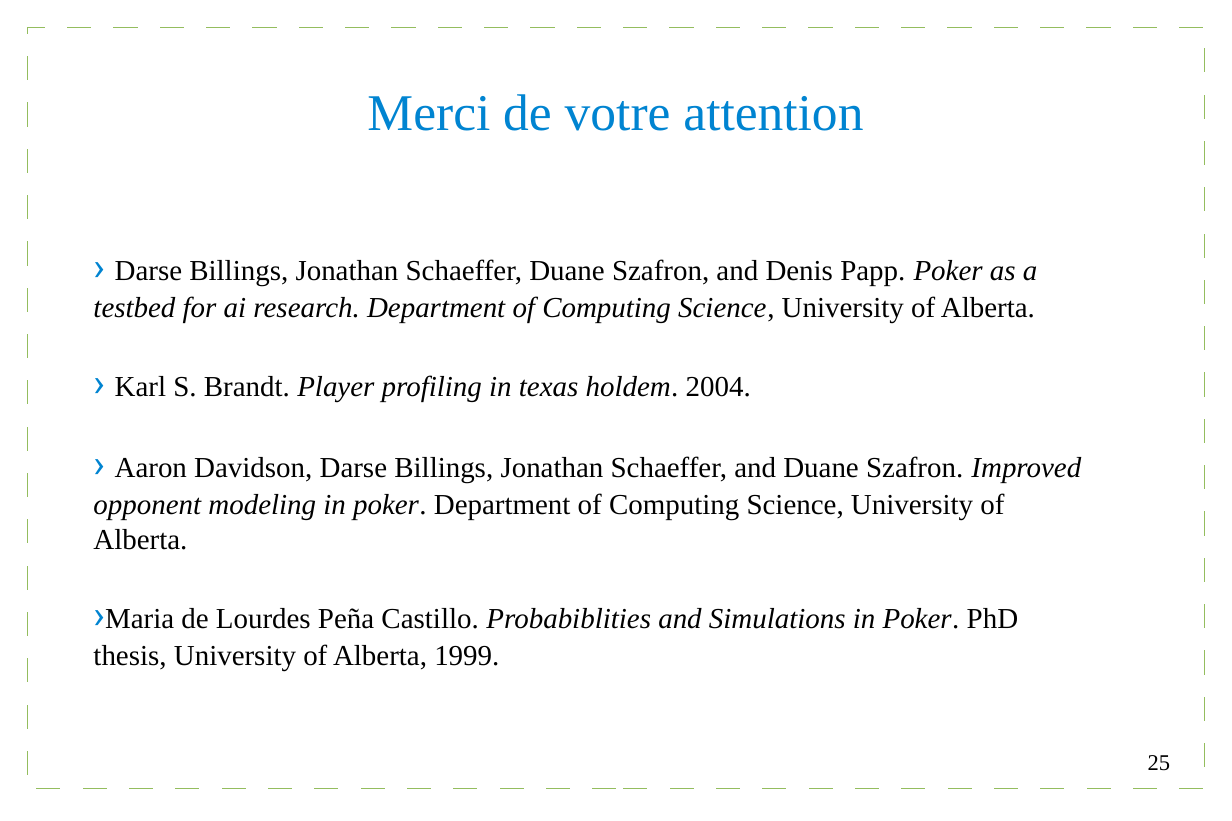
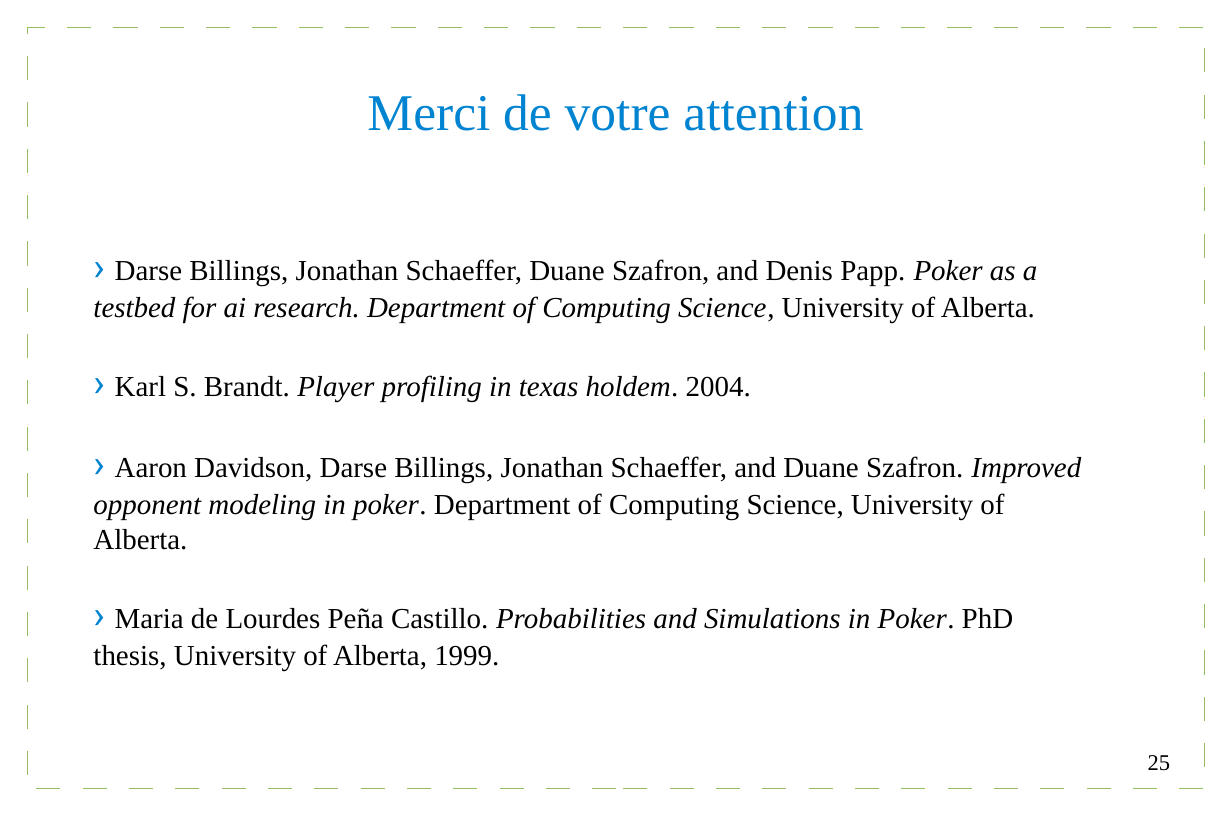
Before and after one commit to Gouga34/TERM1_Poker, a slide deck: slide 25 of Soutenance/presentation.odp. Drawn at 1232x821 pixels with LibreOffice and Linux fonts; fonts in the diff are those of the drawing. Boxes give left, top, right and bottom in pixels: in the first picture for what was removed or moved away, otherwise in the second. Text is boxed around its words. In the diff, an @@ line names an element or a change of style, - is before the commit and + after.

```diff
--- a/Soutenance/presentation.odp
+++ b/Soutenance/presentation.odp
@@ text at <box>115,608,1014,629</box>: text changed @@
-›Maria de Lourdes Peña Castillo. Probabiblities and Simulations in Poker. PhD
+› Maria de Lourdes Peña Castillo. Probabilities and Simulations in Poker. PhD
```
Also in this commit, not shown: 1 other slide changed.
